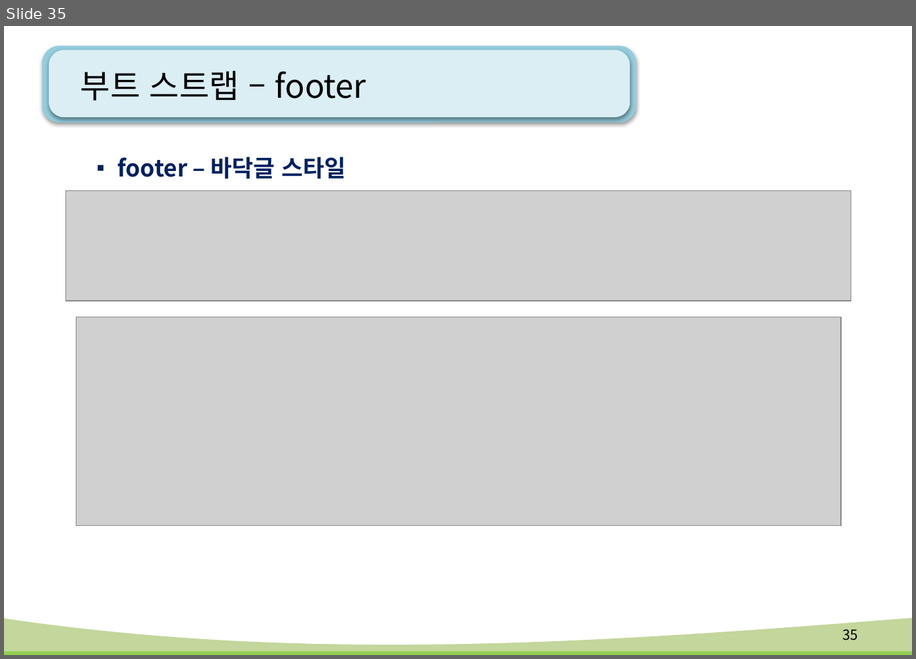
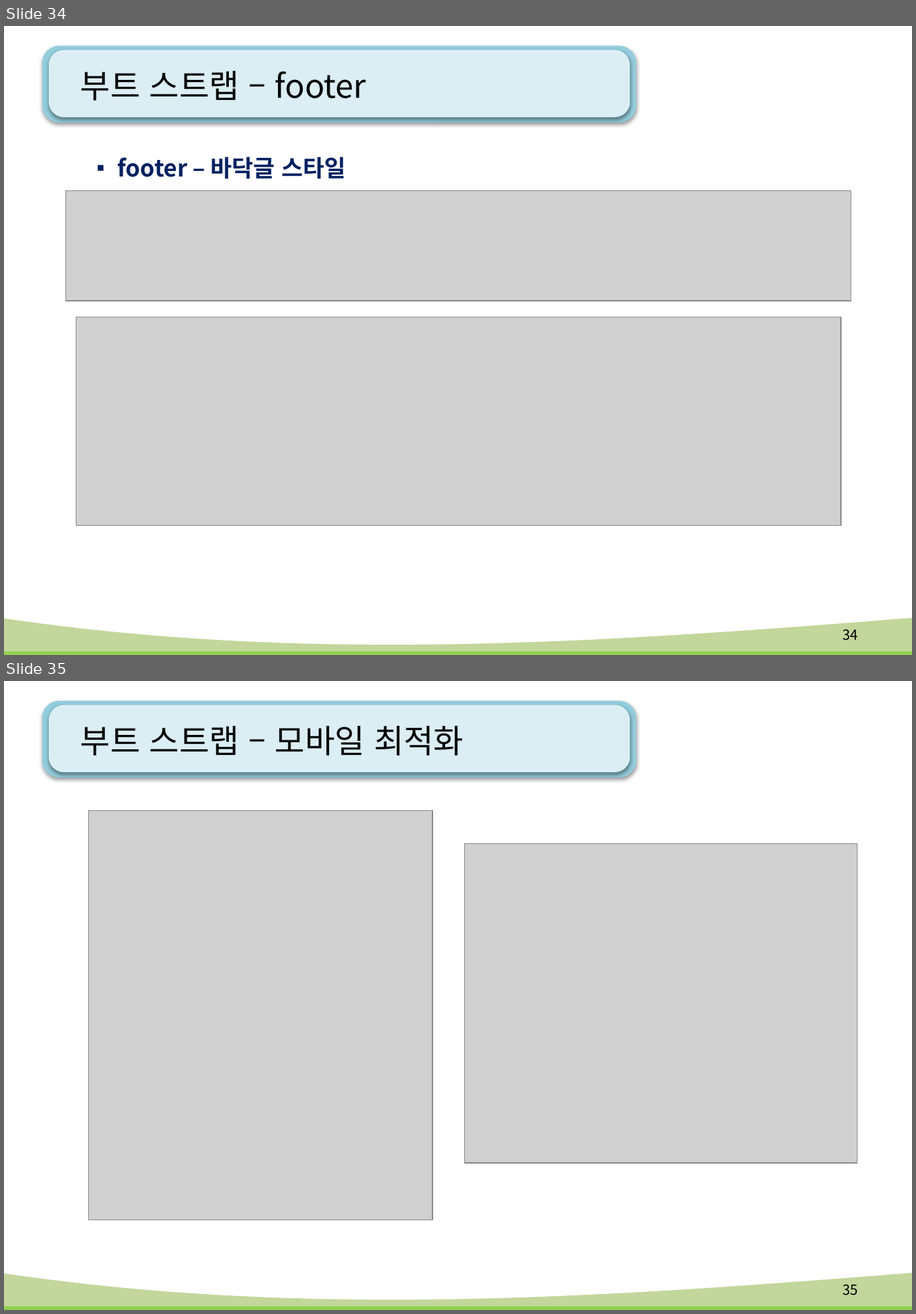
Before and after one commit to kiyongee2/green_project_web, a slide deck: html-css_ppt/12강. flex(플렉스).pptx. Shown one above the other, each under a label of ours: slide 35 before the commit, slides 34 and 35 after it. The pictures are 916x659 and 916x1314 pixels, drawn with LibreOffice and Linux fonts; fonts in the diff are those of the drawing; grey boxes stand for pictures; background and template pictures are left out. Boxes give left, top, right and bottom in pixels: in the first picture for what was removed or moved away, otherwise in the second. Text is boxed around its words. In the diff, an @@ line names an element or a change of style, - is before the commit and + after.

```diff
--- a/html-css_ppt/12강. flex(플렉스).pptx
+++ b/html-css_ppt/12강. flex(플렉스).pptx
@@ slide 35 added at bbox=[4, 681, 912, 1310], background #FFFFFF; not listed: 4 template elements that a slide beside it also shows @@
@@ title added at bbox=[81, 726, 464, 756], 28 pt, text #000000 @@
+부트 스트랩 – 모바일 최적화
@@ picture added at bbox=[89, 811, 433, 1220] @@
@@ picture added at bbox=[465, 844, 858, 1163] @@
@@ page number added at bbox=[843, 1284, 858, 1295], 12 pt, text #000000 @@
+35
@@ what was slide 35 is now slide 34 @@
@@ page number at bbox=[843, 629, 858, 640]: text changed @@
-35
+34
```
Also in this commit, not shown: 1 slide removed, 1 other file.
